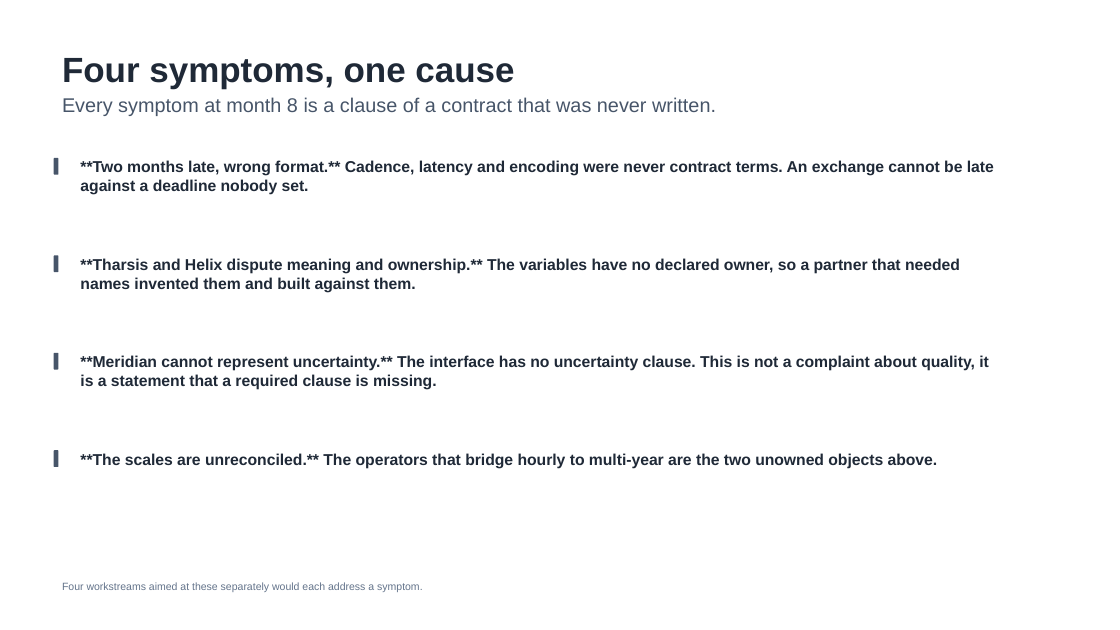
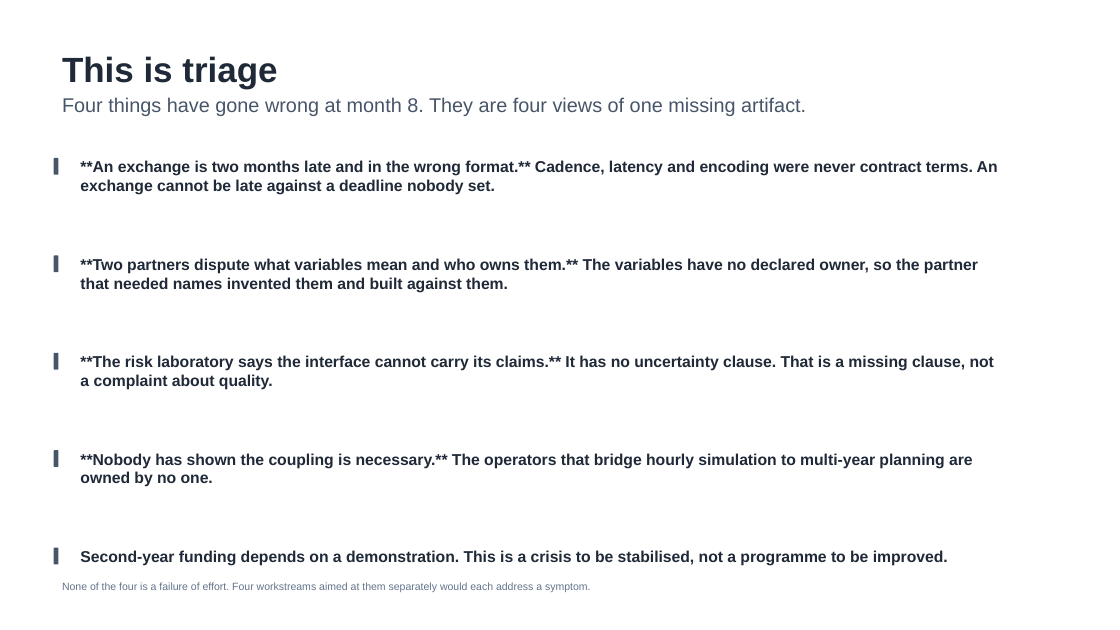
Before and after one commit to fgnxl/oef_ares_case_study, a slide deck: slide 1 of deck/ares_board_deck.pptx (slide 2 before the commit). Drawn at 1120x630 pixels with LibreOffice and Linux fonts; fonts in the diff are those of the drawing. Boxes give left, top, right and bottom in pixels: in the first picture for what was removed or moved away, otherwise in the second. Text is boxed around its words. In the diff, an @@ line names an element or a change of style, - is before the commit and + after.

Commit message:
The deck, rebuilt around triage, and a README that describes what exists
The deck now opens by naming the situation rather than by presenting a
diagnosis. Four things have gone wrong at month 8, second-year funding depends
on a demonstration, and this is a crisis to be stabilised rather than a
programme to be improved. The sequencing that follows is justified by that
framing rather than merely permitted by it.

Slides four, five and six carry the revised plan: the principle that from week 2
there is always something that runs, the two tracks with the week-2 skeleton and
week 5 as buffer, and the eleven sessions with who is in each room. The seating
rule is on the slide, because a translator cannot rule on what a variable means
and nobody could confer that standing on it.

Helix is stated the way the brief supports. It could make week 2 faster, because
it holds the only working transport code for the exchange that already failed,
and the case study material does not let anyone say ex ante whether it can. So
the plan gains if Helix can help and loses nothing if it cannot.

The README described a repository that no longer exists. It now names the three
deliverables, says how to run the artifact, and explains why a build artifact is
committed here when that is normally wrong.

```diff
--- a/deck/ares_board_deck.pptx
+++ b/deck/ares_board_deck.pptx
@@ text at <box>62,56,277,89</box>: text changed @@
-Four symptoms, one cause
+This is triage
@@ text at <box>62,97,806,116</box>: text changed @@
-Every symptom at month 8 is a clause of a contract that was never written.
+Four things have gone wrong at month 8. They are four views of one missing artifact.
@@ text at <box>80,160,998,195</box>: text changed @@
-**Two months late, wrong format.** Cadence, latency and encoding were never contract terms. An exchange cannot be late against a deadline nobody set.
+**An exchange is two months late and in the wrong format.** Cadence, latency and encoding were never contract terms. An exchange cannot be late against a deadline nobody set.
@@ text at <box>80,258,978,293</box>: text changed @@
-**Tharsis and Helix dispute meaning and ownership.** The variables have no declared owner, so a partner that needed names invented them and built against them.
+**Two partners dispute what variables mean and who owns them.** The variables have no declared owner, so the partner that needed names invented them and built against them.
@@ text at <box>80,355,994,390</box>: text changed @@
-**Meridian cannot represent uncertainty.** The interface has no uncertainty clause. This is not a complaint about quality, it is a statement that a required clause is missing.
+**The risk laboratory says the interface cannot carry its claims.** It has no uncertainty clause. That is a missing clause, not a complaint about quality.
@@ text at <box>80,453,973,487</box>: text changed @@
-**The scales are unreconciled.** The operators that bridge hourly to multi-year are the two unowned objects above.
+**Nobody has shown the coupling is necessary.** The operators that bridge hourly simulation to multi-year planning are owned by no one.
@@ rounded rectangle added at <box>54,548,59,565</box>, fill #475569 @@
@@ text added at <box>80,550,948,566</box>, 13.5 pt, text #1F2937, bold @@
+Second-year funding depends on a demonstration. This is a crisis to be stabilised, not a programme to be improved.
@@ text at <box>62,582,591,592</box>: text changed @@
-Four workstreams aimed at these separately would each address a symptom.
+None of the four is a failure of effort. Four workstreams aimed at them separately would each address a symptom.
```
Also in this commit, not shown: 4 other slides changed, 3 slides added, 3 slides removed, 1 other file.
